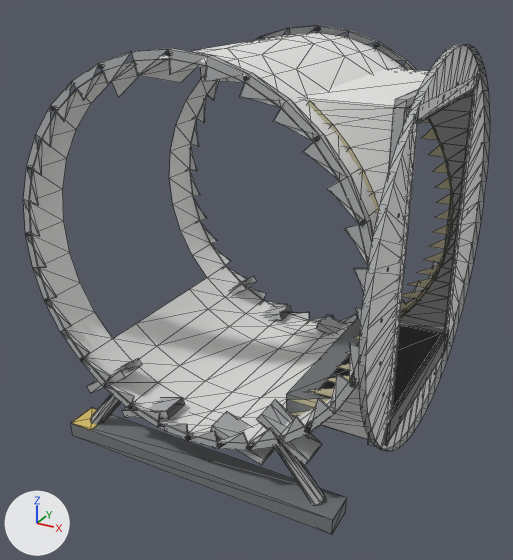
One commit to the glTF model models/kit/habWindowJR_steel.glb: the scene before it, then after it.
Camera for both pictures: a 50 mm lens placed at (2.39, -4.34, 3.36), pointed at (0.06, -0.1, 1.24). The axes (+X, +Y, +Z) are drawn at lower left. The lights are the same throughout. The older version comes first. Mesh edges are drawn as thin lines. Vertices at exactly the same position are counted once.

Names of what the first picture shows: 'habWindowJR_steel'.
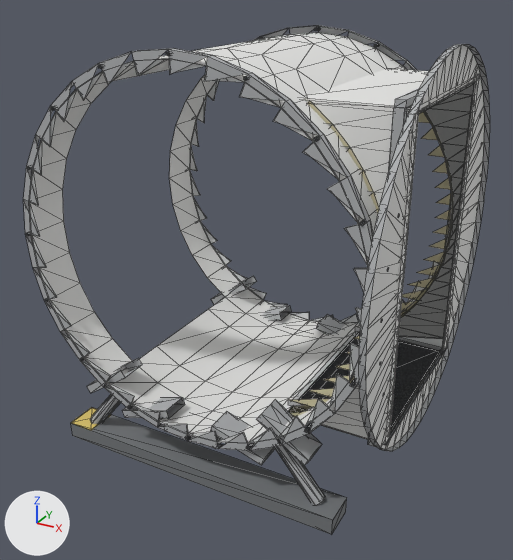
The change, as a list of edits to the scene's bpy script:
```text
Change me_base:
    verts and faces of me_base; kept vertices keep their numbers, new ones are numbered from 1718
    remove me_base.from_pydata(...)  # 1718 vertices, 2445 faces; spans x -1.3..1.35, y -1.3..1.3, z 0.0..2.95
    add me_base.from_pydata(...)  # 1666 vertices, 2393 faces; spans x -1.3..1.35, y -1.3..1.3, z 0.0..2.95
    me_base part 1
    add delete_vertices([71, 86])  # with the faces that use them
    add delete_faces([(85, 101, 102)])
    me_base part 2
    add delete_vertices([87, 103])  # with the faces that use them
    add delete_faces([(41, 72, 43)])
    me_base part 3
    11 vertices are removed from x 0.62..1.31, y -0.71..0.62, z 0.73..0.8
    23 faces are deleted
    4 vertices in x 0.62..1.33, y -0.71..0.71, z 0.76..0.8 move by (0.0, 0.0, -0.15)
    12 vertices move from x 1.31..1.35, y -0.77..0.77, z 0.6..0.8 to x 1.31..1.35, y -0.69..0.69, z 0.55..0.65
    7 vertices are added at x 0.59..1.31, y -0.71..0.62, z 0.61..0.65
    6 new faces join them, mat_clad
    13 new faces join them, mat_steel
    me_base part 4
    add delete_vertices([568, 1445, 1469])  # with the faces that use them
    add delete_faces([(329, 330, 331), (464, 466, 465)])
    add for i in [*range(554, 564), 569, 643, 645, 647]: verts[i] += (0.0, 0.0, 0.05)
    add verts[636] = (1.31, -0.69, 2.75)  # moved, pixel (416, 96)
    add verts[1544] = (1.35, -0.69, 2.75)  # moved, pixel (423, 96)
    add verts[637] = (1.31, -0.58, 2.65)  # moved, pixel (420, 113)
    add verts[639] = (1.31, -0.41, 2.65)  # moved, pixel (429, 108)
    add verts[641] = (1.31, -0.27, 2.65)  # moved, pixel (436, 104)
    add verts[649] = (1.31, 0.27, 2.65)  # moved, pixel (460, 91)
    add verts[651] = (1.31, 0.41, 2.65)  # moved, pixel (466, 88)
    add verts[653] = (1.31, 0.58, 2.65)  # moved, pixel (472, 84)
    add verts[655] = (1.31, 0.69, 2.75)  # moved, pixel (478, 66)
    add verts[1554] = (1.35, 0.69, 2.75)  # moved, pixel (484, 66)
    add verts[1718] = (0.62, 0.71, 2.67)
    add faces += [(566, 567, 1718), (562, 1718, 563), (562, 569, 1718), (563, 1718, 567)]  # mat_clad
    other edits to the shape of me_base do not show in these pictures
```

Changed parts and their boxes [x1, y1, x2, y2] in the pictures (513 x 560 px; the box of a moved part takes in the faces that stretch with it):
part 1 of me_base, deleted: before [113, 278, 225, 361]
part 2 of me_base, deleted: before [112, 66, 206, 96]
part 3 of me_base, moved or reshaped: before [286, 316, 453, 451]; after [288, 327, 453, 451]
part 4 of me_base, cut back: before [302, 45, 486, 123]; after [302, 45, 486, 115]
